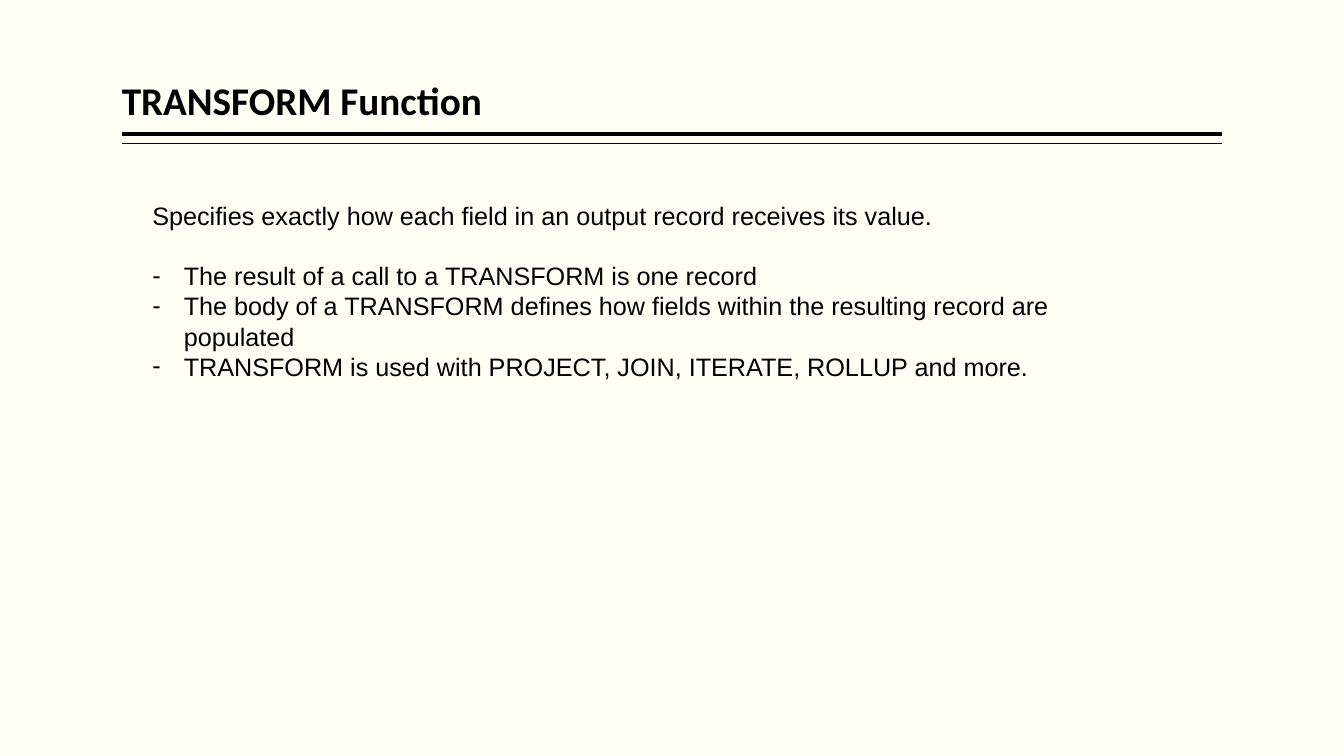
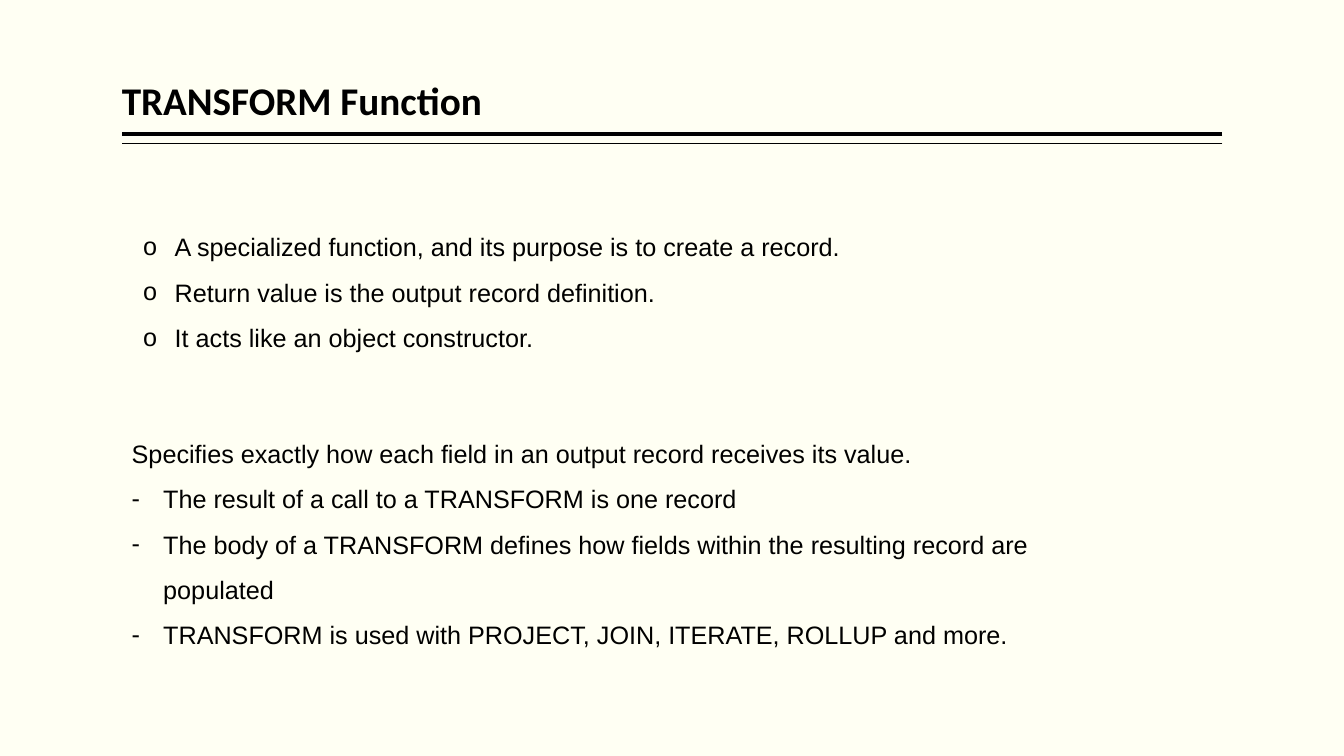
Before and after one commit to hpccsystems-solutions-lab/NCF-2021, a slide deck: slide 52 of BigData-ECL-NCF-2021.pptx (slide 53 before the commit). Drawn at 1344x756 pixels with LibreOffice and Linux fonts; fonts in the diff are those of the drawing. Boxes give left, top, right and bottom in pixels: in the first picture for what was removed or moved away, otherwise in the second. Text is boxed around its words. In the diff, an @@ line names an element or a change of style, - is before the commit and + after.

```diff
--- a/BigData-ECL-NCF-2021.pptx
+++ b/BigData-ECL-NCF-2021.pptx
@@ text added at bbox=[175, 237, 839, 353], 18 pt, text #000000 @@
+o A specialized function, and its purpose is to create a record.
+o Return value is the output record definition.
+o It acts like an object constructor.
@@ text "Specifies exactly how each field ...": place and size @@
-text "Specifies exactly how each field ..." at bbox=[152, 206, 1048, 380]
+text "Specifies exactly how each field ..." at bbox=[132, 444, 1027, 648]
@@ text "Specifies exactly how each field ..." at bbox=[132, 444, 1027, 648]: line spacing 1 to 1.5 @@
```
Also in this commit, not shown: 2 other slides changed, 4 other files.
